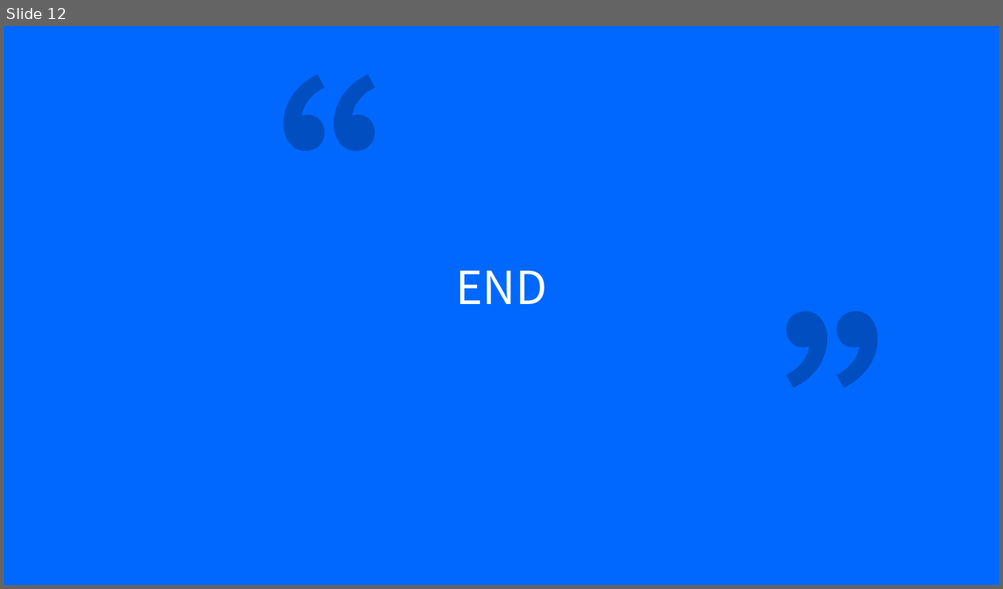
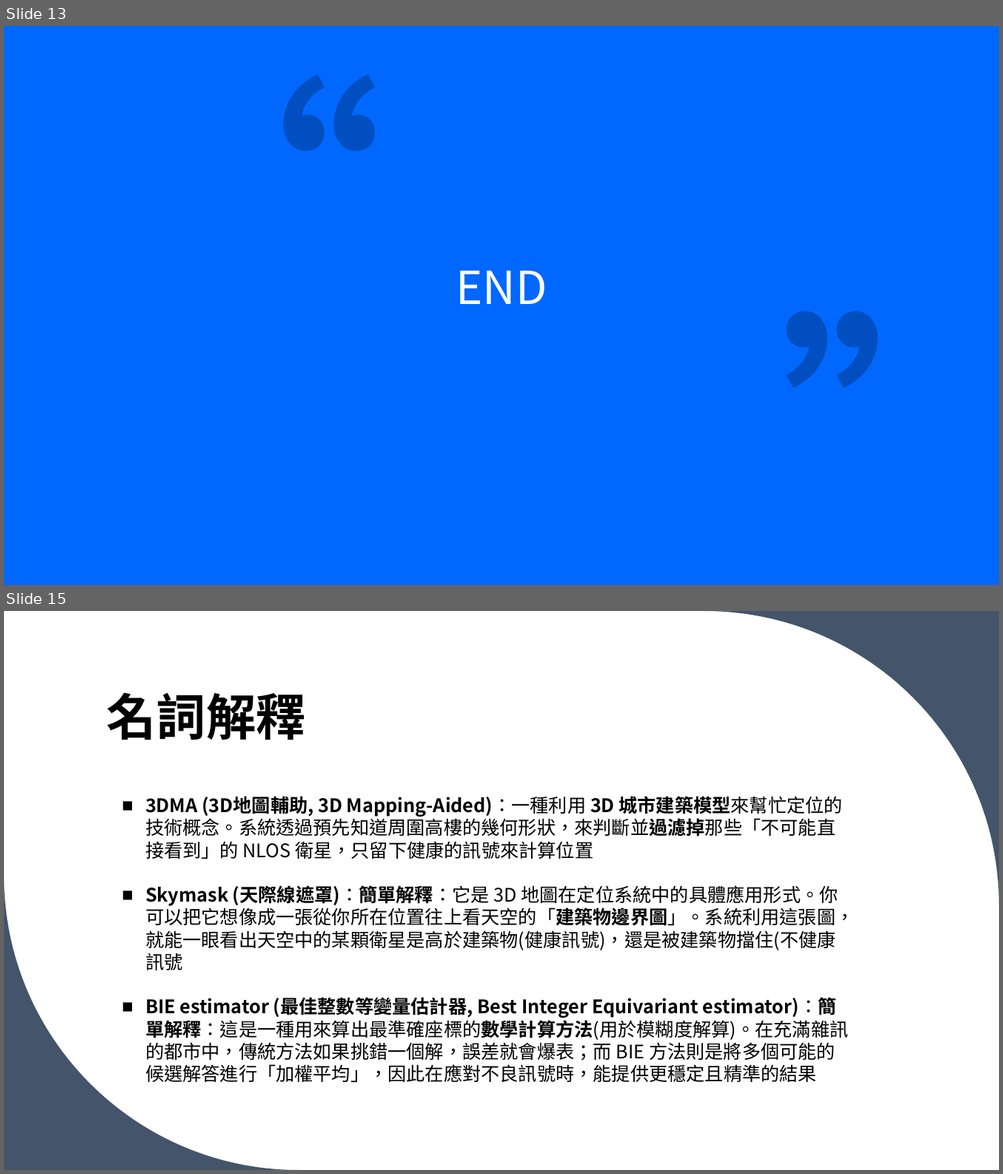
Before and after one commit to cooper35211-max/3D---------GNSS-RTK------------, a slide deck: 3D地圖資料庫輔助GNSSRTK及其在.pptx. Shown one above the other, each under a label of ours: slide 12 before the commit, slides 13 and 15 after it; the slides between them are not shown. The pictures are 1003x589 and 1003x1174 pixels, drawn with LibreOffice and Linux fonts; fonts in the diff are those of the drawing. Boxes give left, top, right and bottom in pixels: in the first picture for what was removed or moved away, otherwise in the second. Text is boxed around its words. In the diff, an @@ line names an element or a change of style, - is before the commit and + after.

```diff
--- a/3D地圖資料庫輔助GNSSRTK及其在.pptx
+++ b/3D地圖資料庫輔助GNSSRTK及其在.pptx
@@ slide 15 added at [4,611,999,1170], background #FFFFFF @@
@@ freeform shape added at [704,611,999,906], fill #44546A @@
@@ title added at [107,692,306,740], 48 pt, text #000000, bold @@
+名詞解釋
@@ text added at [145,796,854,1083], 18 pt, text #000000 @@
+■ 3DMA (3D地圖輔助, 3D Mapping-Aided)：一種利用 3D 城市建築模型來幫忙定位的技術概念。系統透過預先知道周圍高樓的幾何形狀，來判斷並過濾掉那些「不可能直接看到」的 NLOS 衛星，只留下健康的訊號來計算位置
+■ Skymask (天際線遮罩)：簡單解釋：它是 3D 地圖在定位系統中的具體應用形式。你可以把它想像成一張從你所在位置往上看天空的「建築物邊界圖」。系統利用這張圖，就能一眼看出天空中的某顆衛星是高於建築物(健康訊號)，還是被建築物擋住(不健康訊號
+■ BIE estimator (最佳整數等變量估計器, Best Integer Equivariant estimator)：簡單解釋：這是一種用來算出最準確座標的數學計算方法(用於模糊度解算)。在充滿雜訊的都市中，傳統方法如果挑錯一個解，誤差就會爆表；而 BIE 方法則是將多個可能的候選解答進行「加權平均」，因此在應對不良訊號時，能提供更穩定且精準的結果
@@ freeform shape added at [4,876,299,1170], fill #44546A @@
@@ what was slide 12 is now slide 13 @@
```
Also in this commit, not shown: 6 slides changed, 1 other slide added, 2 other files.
